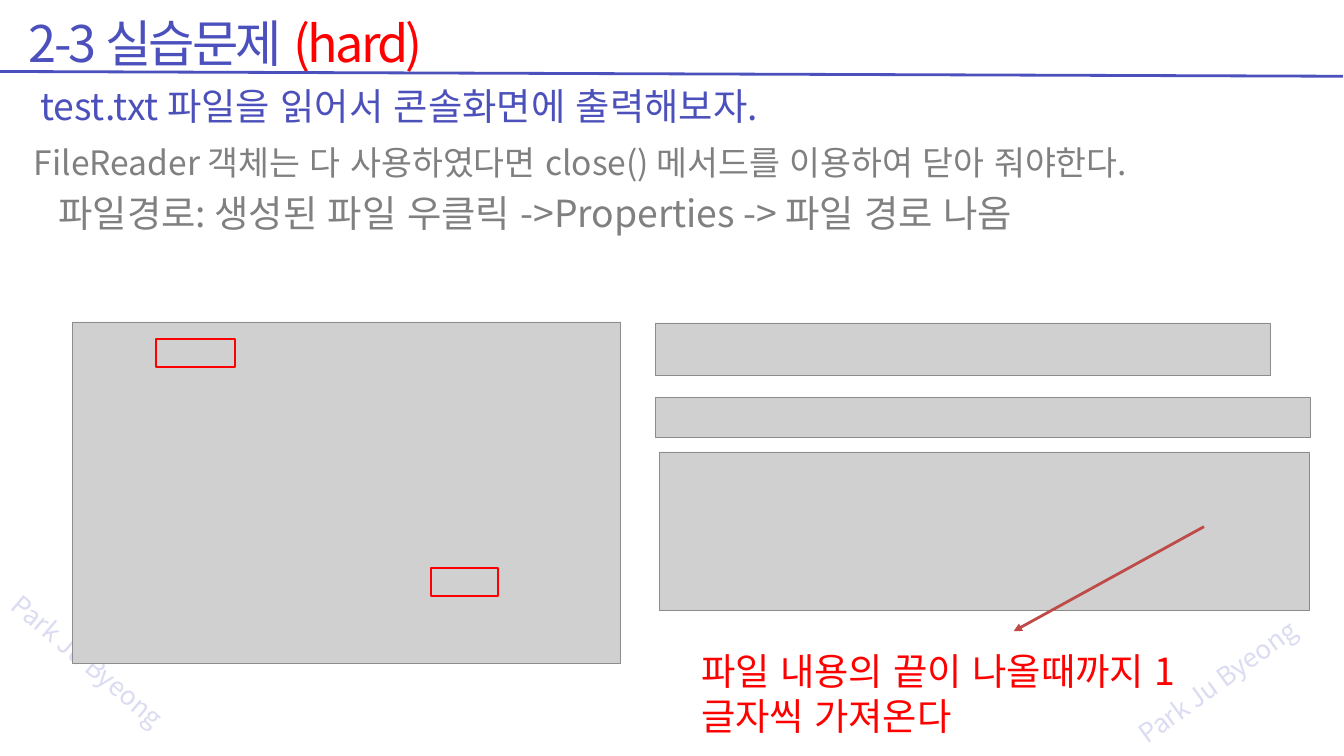
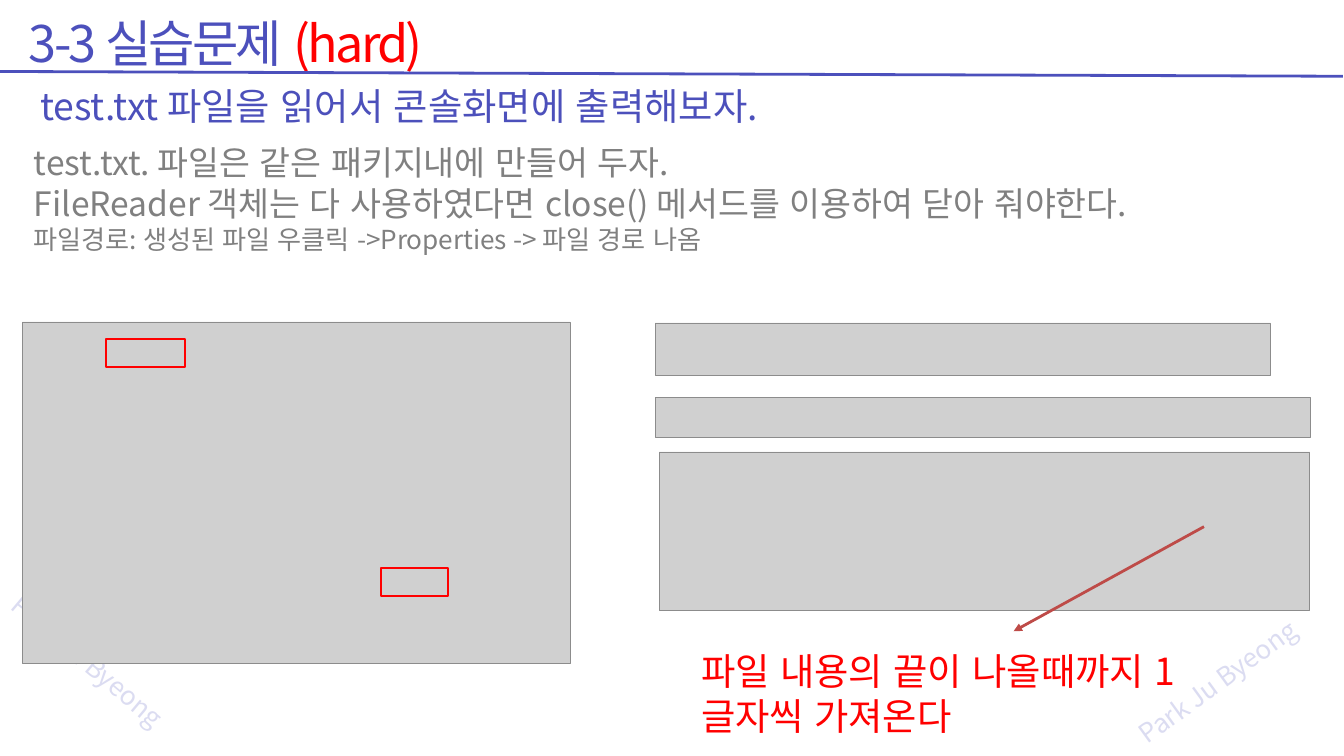
Before and after one commit to zest132/JavaLecture, a slide deck: slide 57 of JavaLecture/LectureFile/java 12강 예외처리.pptx (slide 55 before the commit). Drawn at 1344x756 pixels with LibreOffice and Linux fonts; fonts in the diff are those of the drawing; grey boxes stand for pictures. Boxes give left, top, right and bottom in pixels: in the first picture for what was removed or moved away, otherwise in the second. Text is boxed around its words. In the diff, an @@ line names an element or a change of style, - is before the commit and + after.

```diff
--- a/JavaLecture/LectureFile/java 12강 예외처리.pptx
+++ b/JavaLecture/LectureFile/java 12강 예외처리.pptx
@@ text at [29, 20, 423, 75]: text changed @@
-2-3 실습문제 (hard)
+3-3 실습문제 (hard)
@@ text at [34, 147, 668, 178]: paragraph added @@
+test.txt. 파일은 같은 패키지내에 만들어 두자.
@@ text removed at [59, 196, 1013, 236] @@
-파일경로: 생성된 파일 우클릭 ->Properties -> 파일 경로 나옴
@@ text at [34, 222, 701, 255]: paragraph added @@
+파일경로: 생성된 파일 우클릭 ->Properties -> 파일 경로 나옴
@@ 2 rectangles, 1 picture: place and size @@
-2 rectangles, 1 picture at [73, 322, 620, 663]
+2 rectangles, 1 picture at [22, 322, 570, 663]
```
Also in this commit, not shown: 10 other slides changed, 2 slides added, 9 other files.
